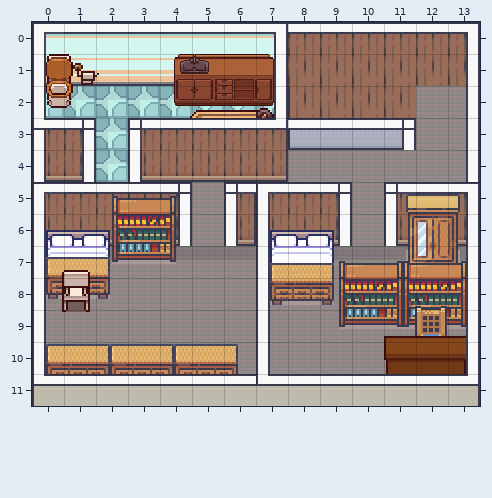
Tiled map: resources/maps/House-3/House-3-floor-2.tmx. Above is the file before it was changed.
Cells are 32x32 px. Shown: x 0..13, y 0..11.
Once edited:
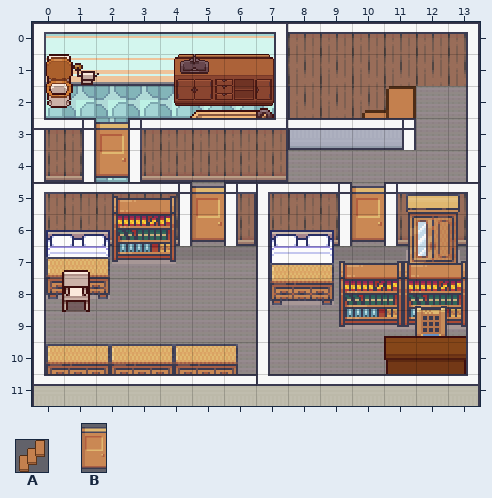
Key: from "32x32": A 11 flipped left-right; from "32x64": B 8.
Objects are placed by their top-left corner, in cells (3,4 is the top-left corner of cell 3,4); size is 1x1 cell unless given.
From old to new:
Layer "Doors-1":
added: B at 2,3 size 1x2
added: B at 5,5 size 1x2
added: B at 10,5 size 1x2
Layer "Stairs/Stairs-Obj":
added: A at 9.3,2 size 3x3
Changed places in both pictures, as pixel boxes (x1, y1, x2, y2):
added: (352, 86, 416, 242)
added: (96, 122, 128, 178)
added: (192, 186, 224, 242)
